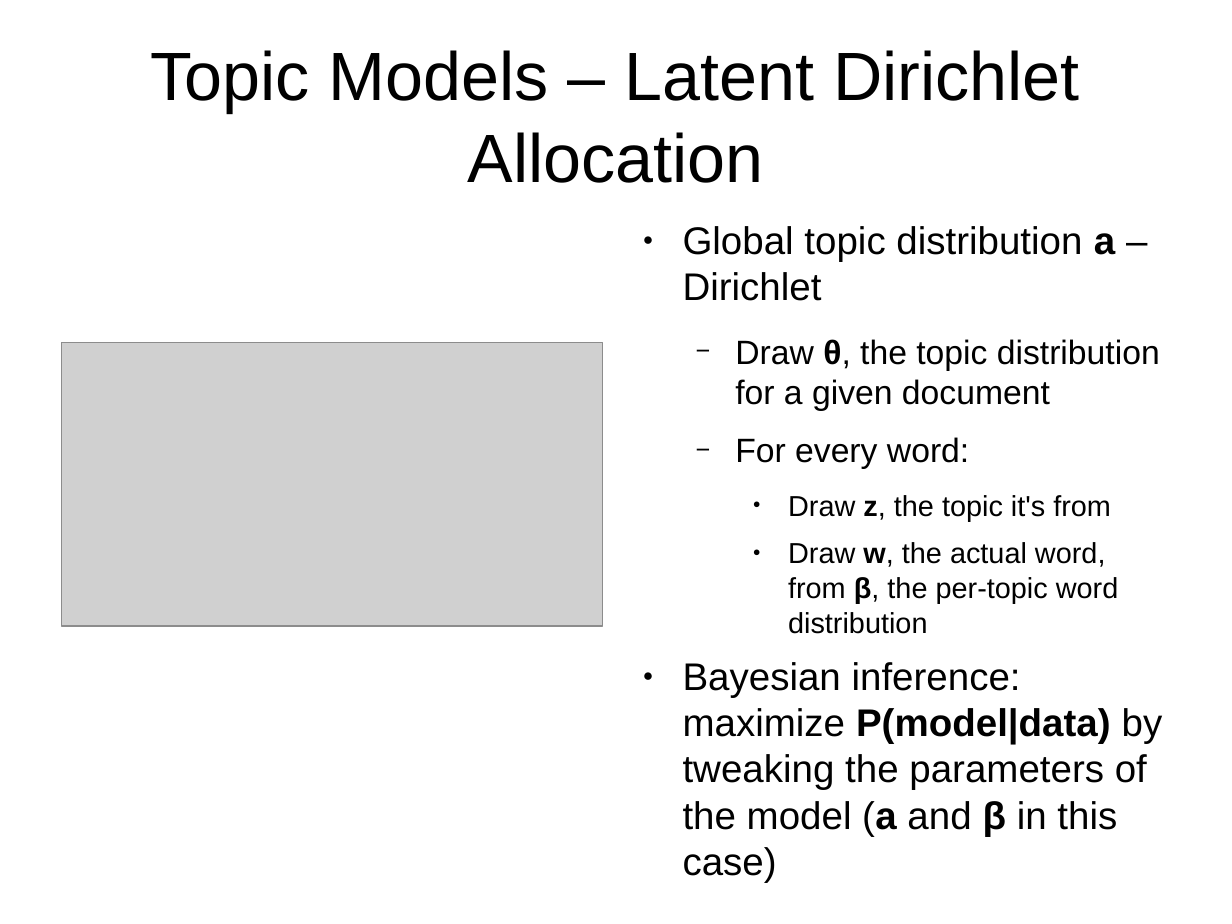
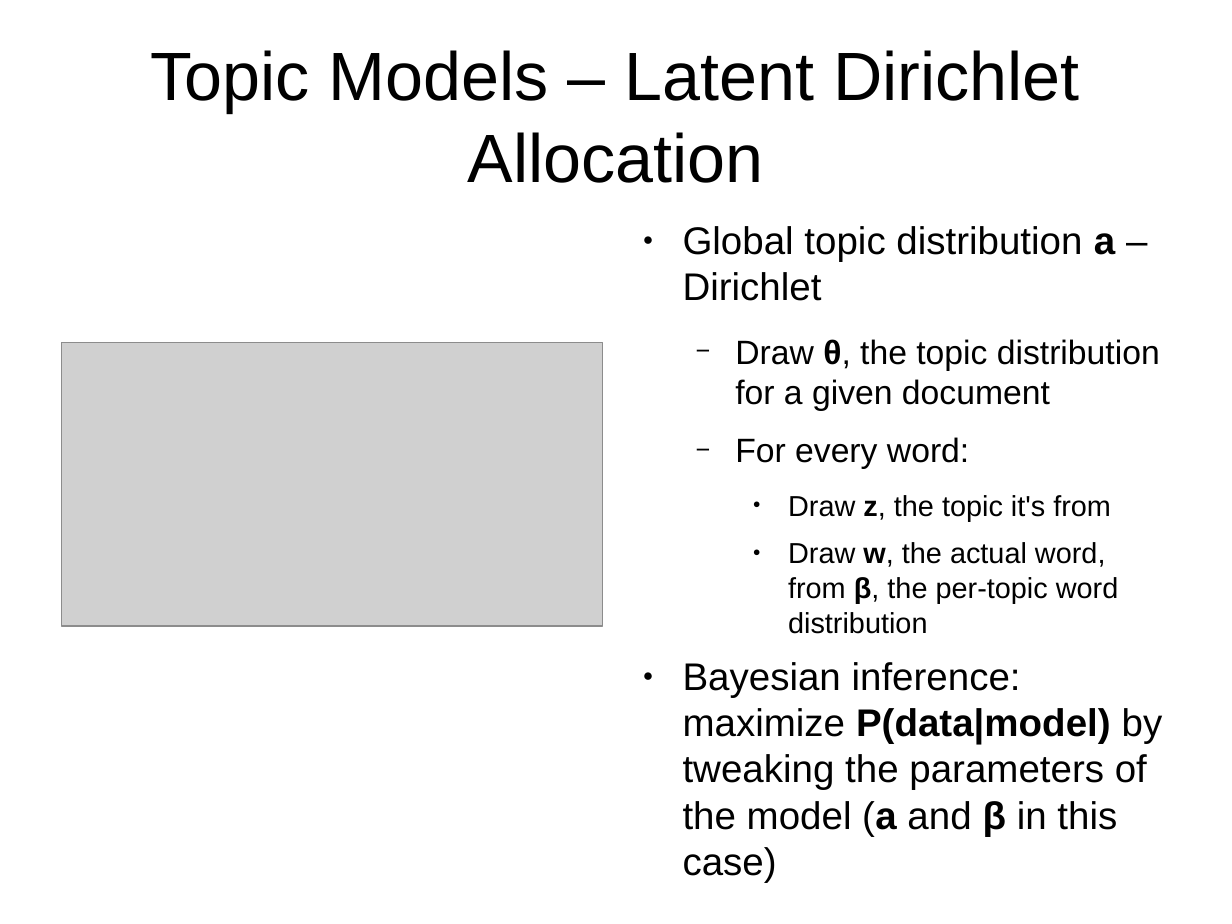
Before and after one commit to mildbyte/part2-dissertation, a slide deck: slide 4 of other/progress-report-presentation.odp (slide 5 before the commit). Drawn at 1232x924 pixels with LibreOffice and Linux fonts; fonts in the diff are those of the drawing; grey boxes stand for pictures. Boxes give left, top, right and bottom in pixels: in the first picture for what was removed or moved away, otherwise in the second. Text is boxed around its words. In the diff, an @@ line names an element or a change of style, - is before the commit and + after.

Commit message:
Changes to the presentation

```diff
--- a/other/progress-report-presentation.odp
+++ b/other/progress-report-presentation.odp
@@ text at [683,662,1163,883]: text changed @@
-● Bayesian inference: maximize P(model|data) by tweaking the parameters of the model (a and β in this case)
+● Bayesian inference: maximize P(data|model) by tweaking the parameters of the model (a and β in this case)
```
Also in this commit, not shown: 2 other slides changed, 1 slide removed.
